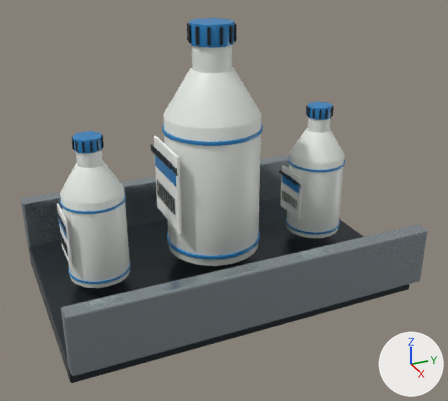
Before and after pictures for a commit that changed the Blender file rungproof/rungproof-next/assets/scene_loads/reusable_process_bottle/source/reusable_process_bottle.blend.
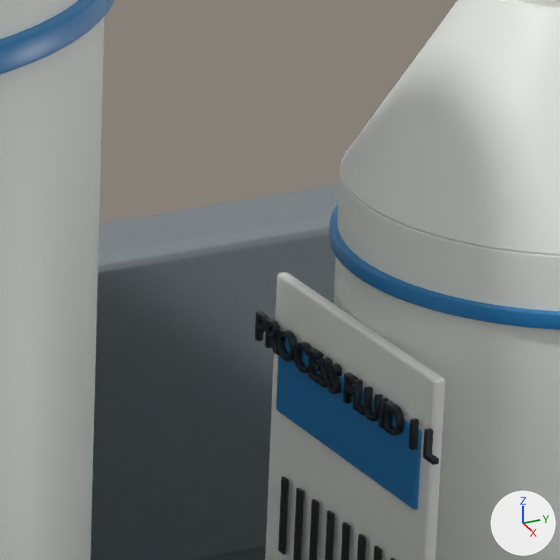
The first picture shows the older version from a 50 mm lens placed at (2.71, -1.16, 1.67), pointed at (0.1, 0.02, 0.36). The close-ups show the older and then the newer version on the part from 55% to 71% of the width and 33% to 50% of the height of that picture. Only the edits that show in the close-ups are written down. The lights are fixed; the arrows at lower right show +X, +Y and +Z.

Objects in the first close-up: 'BOTTLE_BODY', 'BOTTLE_MOLDED_RIB_0.72', 'REFERENCE_BOTTLE_1_BOTTLE_BARCODE_0', 'REFERENCE_BOTTLE_1_BOTTLE_BODY', 'REFERENCE_BOTTLE_1_BOTTLE_LABEL', 'REFERENCE_BOTTLE_1_BOTTLE_LABEL_BAND', 'REFERENCE_BOTTLE_1_BOTTLE_MOLDED_RIB_0.72', 'REFERENCE_BOTTLE_1_BOTTLE_PRINT', 'REFERENCE_BOTTLE_1_BOTTLE_SHOULDER', 'REFERENCE_RAIL_LEFT' and 8 more.
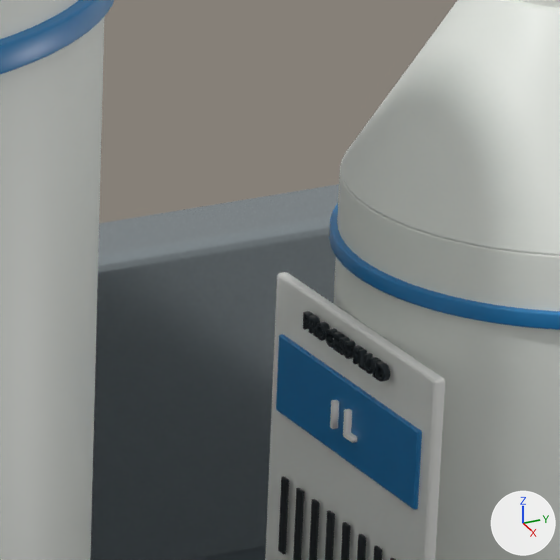
The change, as a list of edits to the scene's bpy script:
```text
Add me_bottle_print_capacity_002:
    me_bottle_print_capacity_002.from_pydata(...)  # 140 vertices, 122 faces; spans x -0.0196..0.0278, y -0.0139..0.0174, z -0.004..0.004
    me_bottle_print_capacity_002.materials.append(mat_label_white)  # white #f6f7f3
Add me_bottle_print_process_002:
    me_bottle_print_process_002.from_pydata(...)  # 10528 vertices, 9744 faces; spans x -0.087..0.087, y -0.009..0.011, z -0.004..0.004
    me_bottle_print_process_002.materials.append(mat_dark_steel)  # dark grey #2c3438
Remove ob_reference_bottle_1_bottle_print:
    ob_reference_bottle_1_bottle_print = bpy.data.objects.new('REFERENCE_BOTTLE_1_BOTTLE_PRINT', me_bottle_print_002)
    ob_reference_bottle_1_bottle_print.location = (0.0, 0.4582, 0.3658)
    ob_reference_bottle_1_bottle_print.rotation_euler = (1.571, 0.0, 0.0)  # degrees (90, 0, 0)
    ob_reference_bottle_1_bottle_print.scale = (0.62, 0.62, 0.62)
Add ob_reference_bottle_1_bottle_print_capacity:
    ob_reference_bottle_1_bottle_print_capacity = bpy.data.objects.new('REFERENCE_BOTTLE_1_BOTTLE_PRINT_CAPACITY', me_bottle_print_capacity_002)
    ob_reference_bottle_1_bottle_print_capacity.location = (0.0, 0.4582, 0.341)
    ob_reference_bottle_1_bottle_print_capacity.rotation_euler = (1.571, 0.0, 0.0)  # degrees (90, 0, 0)
    ob_reference_bottle_1_bottle_print_capacity.scale = (0.62, 0.62, 0.62)
Add ob_reference_bottle_1_bottle_print_process:
    ob_reference_bottle_1_bottle_print_process = bpy.data.objects.new('REFERENCE_BOTTLE_1_BOTTLE_PRINT_PROCESS', me_bottle_print_process_002)
    ob_reference_bottle_1_bottle_print_process.location = (0.0, 0.4582, 0.3937)
    ob_reference_bottle_1_bottle_print_process.rotation_euler = (1.571, 0.0, 0.0)  # degrees (90, 0, 0)
    ob_reference_bottle_1_bottle_print_process.scale = (0.62, 0.62, 0.62)
```

Changed parts and their boxes [x1, y1, x2, y2] in the close-ups (560 x 560 px):
'REFERENCE_BOTTLE_1_BOTTLE_PRINT', deleted
    before: [255, 311, 439, 465]
'REFERENCE_BOTTLE_1_BOTTLE_PRINT_PROCESS', added
    after: [303, 311, 390, 382]
'REFERENCE_BOTTLE_1_BOTTLE_PRINT_CAPACITY', added
    after: [330, 399, 357, 443]
